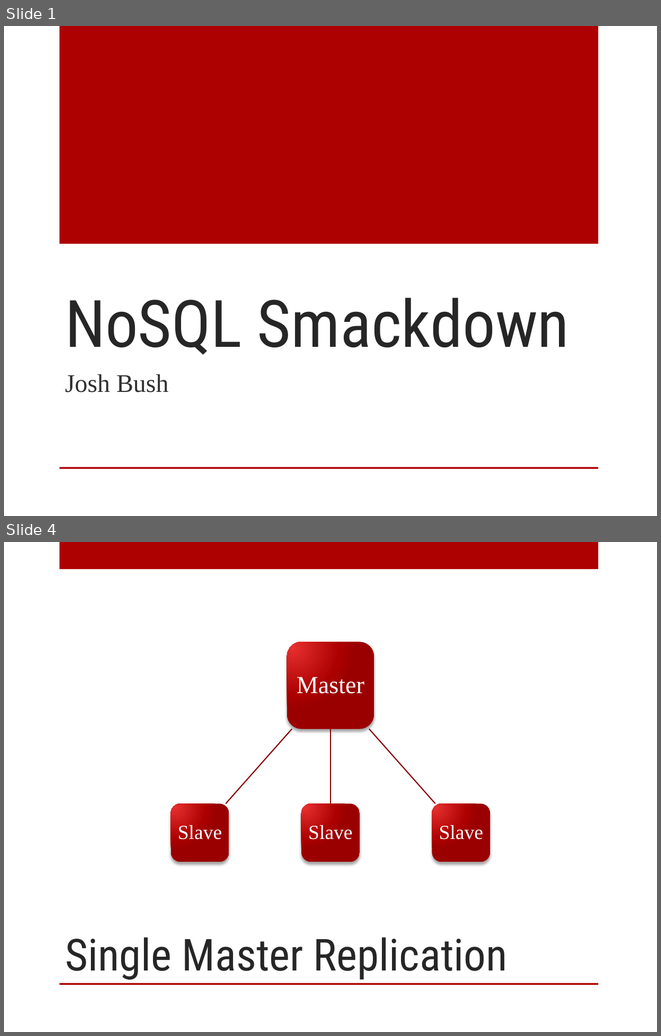
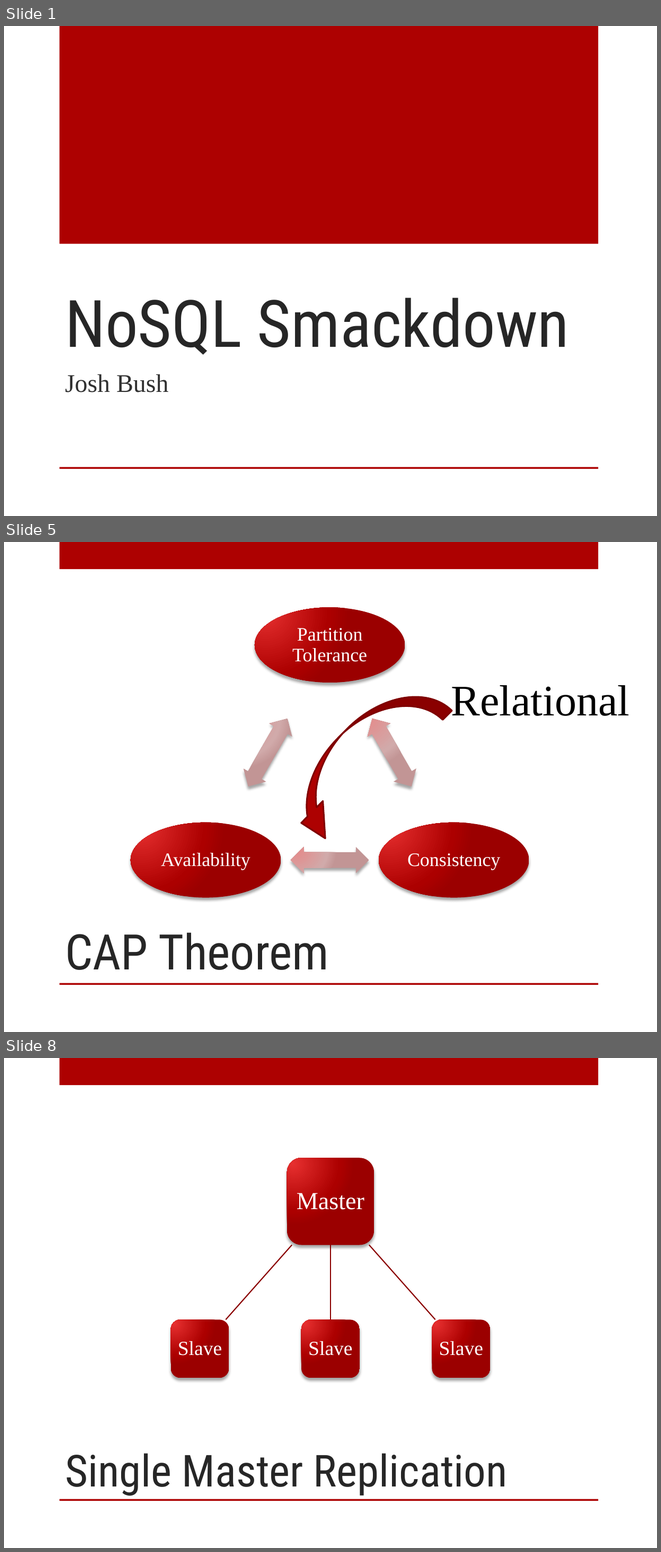
Before and after one commit to digitalBush/nosql-smackdown-talk, a slide deck: nosql-smackdown.pptx. Shown one above the other, each under a label of ours: slides 1 and 4 before the commit, slides 1, 5 and 8 after it; the slides between them are not shown. The pictures are 661x1036 and 661x1552 pixels, drawn with LibreOffice and Linux fonts; fonts in the diff are those of the drawing. Boxes give left, top, right and bottom in pixels: in the first picture for what was removed or moved away, otherwise in the second. Text is boxed around its words. In the diff, an @@ line names an element or a change of style, - is before the commit and + after.

```diff
--- a/nosql-smackdown.pptx
+++ b/nosql-smackdown.pptx
@@ slide 5 added at (4, 542, 657, 1032), background #FFFFFF; not listed: 2 template elements that a slide beside it also shows @@
@@ curved down arrow added at (271, 667, 452, 849), fill #AD0101, outline #800101 1.75 pt @@
@@ text added at (451, 685, 630, 716), 48 pt, text #000000 @@
+Relational
@@ group added at (131, 607, 529, 897): 3 ellipses, 3 texts, 3 left right arrows @@
+Partition Tolerance
+Consistency
+Availability
@@ title added at (65, 932, 329, 970), 54 pt, text #262626 @@
+CAP Theorem
@@ what was slide 4 is now slide 8 @@
```
Also in this commit, not shown: 1 slide changed, 4 other slides added, 1 slide removed.
